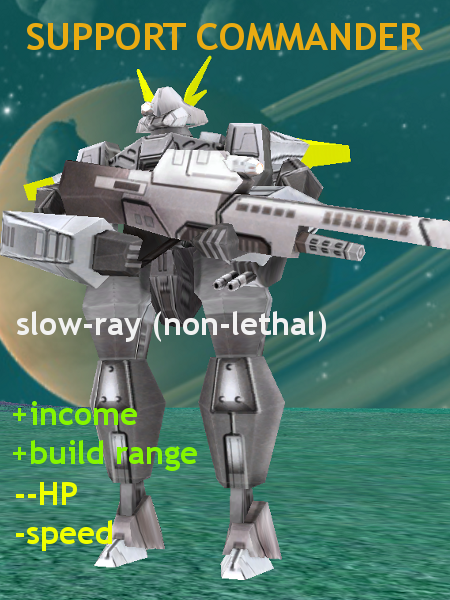
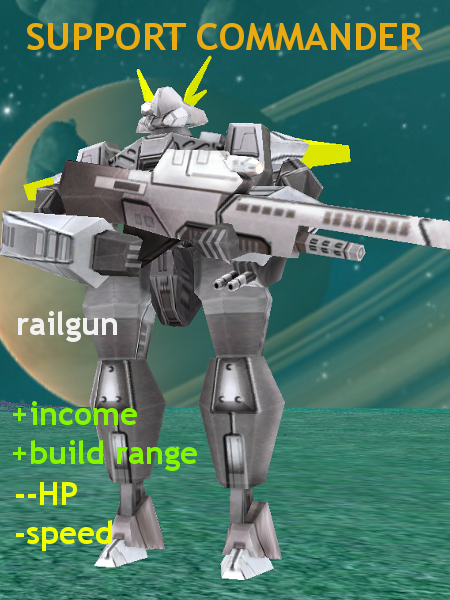
Before/after of a w=450, h=600 layered artwork. What changed in the layer stack:
renamed "slow-ray (non-lethal)" to "railgun", painted on it over 17, 311, 326, 342
